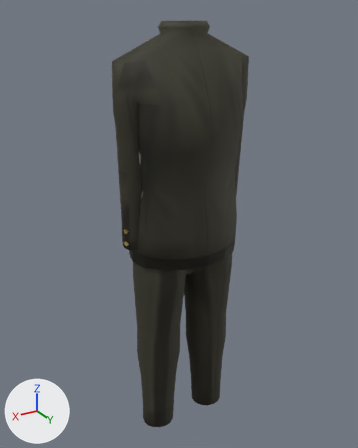
A saved change to the glTF model modelos/prueba/ponal-3.glb.
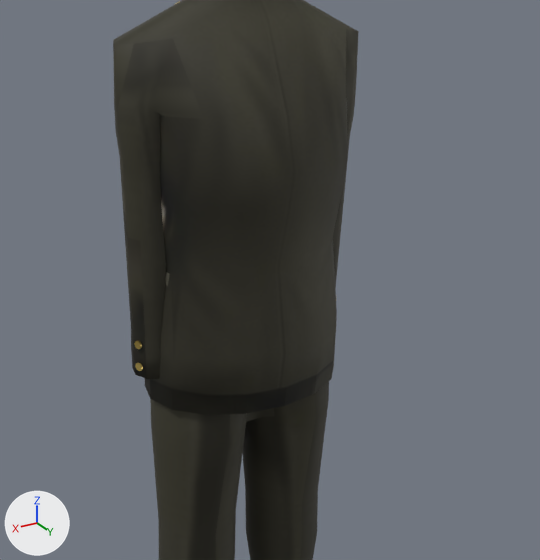
Each version appears first whole from a 50 mm lens placed at (0.839, 1.368, 1.522), pointed at (-0.003, -0.035, 0.821), and next in a close-up on the part from 14% to 98% of the width and 9% to 79% of the height. The axes (+X, +Y, +Z) are drawn at lower left. The lights are the same throughout. The first two pictures are the older version. Where no turn or scale is listed for an object, it has been applied to the vertices. Vertices at exactly the same position are counted once.

The older version as bpy lines, for what is in view:
```python
me_cylinder_010 = bpy.data.meshes.new('Cylinder.010')
me_cylinder_010.from_pydata(...)  # a 20-sided cylinder along z spanning x -0.008..0.008, y -0.008..0.008, z -0.0015..0.0015
me_cylinder_010.materials.append(mat_oroponal)  # yellow #dfc56f
me_ponal3_chaqueta = bpy.data.meshes.new('PONAL3_chaqueta')
me_ponal3_chaqueta.from_pydata(...)  # 800 vertices, 1608 faces; spans x -0.241..0.241, y -0.189..0.185, z 0.74..1.494
# faces by material slot: [884, 724]
me_ponal3_chaqueta.materials.append(mat_frenteponal)  # picture img_dt1332_01
me_ponal3_chaqueta.materials.append(mat_espaldaponal)  # picture img_dt1332_03
me_ponal3_pantalon = bpy.data.meshes.new('PONAL3_pantalon')
me_ponal3_pantalon.from_pydata(...)  # 512 vertices, 1032 faces; spans x -0.194..0.194, y -0.109..0.12, z 0.012..1.001
# faces by material slot: [528, 504]
me_ponal3_pantalon.materials.append(mat_frenteponal)  # picture img_dt1332_01
me_ponal3_pantalon.materials.append(mat_espaldaponal)  # picture img_dt1332_03
ob_ponal3_chaqueta = bpy.data.objects.new('PONAL3_chaqueta', me_ponal3_chaqueta)
ob_ponal3_chaqueta.location = (0.0, 0.0, 0.0)
ob_ponal3_pantalon = bpy.data.objects.new('PONAL3_pantalon', me_ponal3_pantalon)
ob_ponal3_pantalon.location = (0.0, 0.0, 0.0)
ob_puno_00 = bpy.data.objects.new('puno_00', me_cylinder_010)
ob_puno_00.parent = ob_ponal3_chaqueta
ob_puno_00.location = (0.224, 0.00367, 0.814)
ob_puno_00.rotation_euler = (-1.668, 1.176, -1.267)  # degrees (-96, 67, -73)
```
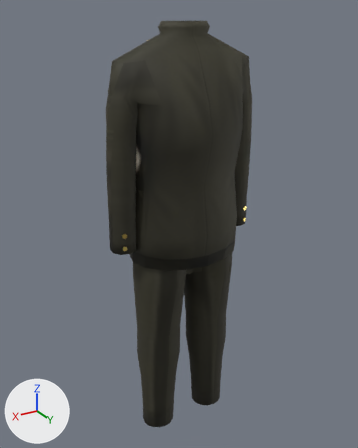
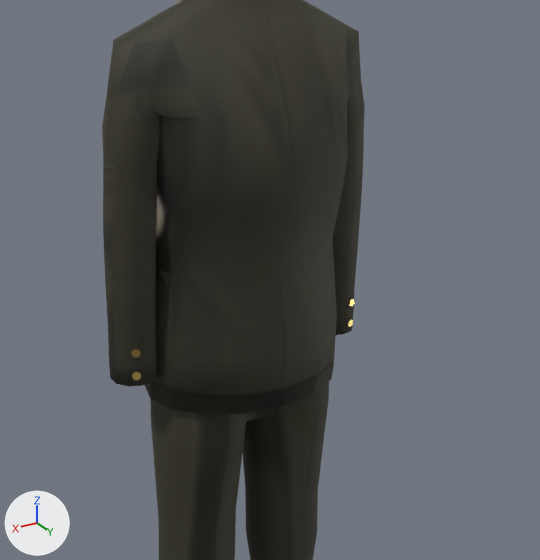
Location of each change, (x1, y1, x2, y2) in pixels of the close-ups (540 x 560 px; the box of a moved part takes in the faces that stretch with it):
```json
{"object": "PONAL3_chaqueta", "change": "reshaped", "before": [113, 0, 359, 415], "after": [102, 0, 365, 415]}
{"object": "puno_00", "change": "moved, turned", "before": [135, 363, 143, 371], "after": [132, 372, 141, 380]}
{"part": 1, "of": "me_ponal3_chaqueta", "change": "moved or reshaped", "before": [113, 39, 204, 379], "after": [104, 39, 204, 385]}
{"part": 2, "of": "me_ponal3_chaqueta", "change": "moved or reshaped", "before": [333, 29, 359, 288], "after": [333, 29, 365, 335]}
{"part": 3, "of": "me_ponal3_chaqueta", "change": "surface changed", "before": [114, 104, 166, 379], "after": [102, 97, 355, 387]}
{"part": 4, "of": "me_ponal3_chaqueta", "change": "recoloured", "after": [154, 209, 355, 375]}
{"part": 5, "of": "me_ponal3_chaqueta", "change": "recoloured", "before": [123, 161, 140, 241], "after": [103, 160, 117, 243]}
```

Scene script edits in JSON lines:
```json
{"block": "me_ponal3_chaqueta", "where": "# used by ob_ponal3_chaqueta; location = (0.0, 0.0, 0.0)"}
{"op": "remove", "block": "me_ponal3_chaqueta", "code": "me_ponal3_chaqueta.from_pydata(...)  # 800 vertices, 1608 faces; spans x -0.241..0.241, y -0.189..0.185, z 0.74..1.494"}
{"op": "add", "block": "me_ponal3_chaqueta", "code": "me_ponal3_chaqueta.from_pydata(...)  # 800 vertices, 1608 faces; spans x -0.273..0.272, y -0.189..0.185, z 0.74..1.494"}
{"block": "me_ponal3_chaqueta", "change": "me_ponal3_chaqueta part 1: 234 vertices moved from x 0.134..0.24, y -0.059..0.05, z 0.791..1.289 to x 0.152..0.272, y -0.054..0.052, z 0.791..1.3; 6 vertices removed from x 0.133..0.166, y -0.007..0.048, z 1.241..1.287; 6 vertices added at x 0.153..0.189, y -0.008..0.047, z 1.233..1.275"}
{"block": "me_ponal3_chaqueta", "change": "me_ponal3_chaqueta part 2: 223 vertices moved from x -0.24..-0.133, y -0.058..0.05, z 0.791..1.289 to x -0.273..-0.152, y -0.054..0.053, z 0.791..1.3; 16 vertices removed from x -0.221..-0.134, y -0.051..0.04, z 1.016..1.288; 16 vertices added at x -0.254..-0.154, y -0.049..0.043, z 1.016..1.274"}
{"block": "me_ponal3_chaqueta", "change": "me_ponal3_chaqueta part 3: 186 kept faces spanning x -0.271..0.272, y -0.05..0.062, z 0.791..1.3 get new texture (UV) coordinates"}
{"block": "me_ponal3_chaqueta", "change": "me_ponal3_chaqueta part 4: 80 faces spanning x -0.271..0.204, y -0.02..0.062, z 0.792..1.276 switch from mat_frenteponal (picture img_dt1332_01) to mat_espaldaponal (picture img_dt1332_03)"}
{"block": "me_ponal3_chaqueta", "change": "me_ponal3_chaqueta part 5: 22 faces spanning x -0.263..0.271, y -0.015..0.027, z 1.063..1.3 switch from mat_espaldaponal (picture img_dt1332_03) to mat_frenteponal (picture img_dt1332_01)"}
{"op": "set", "path": "ob_puno_00.location", "old": "(0.224, 0.00367, 0.814)", "new": "(0.244, 0.0368, 0.814)"}
{"op": "set", "path": "ob_puno_00.rotation_euler", "old": "(-1.668, 1.176, -1.267)", "new": "(-1.6, 0.333, -0.343)", "note": "degrees (-96, 67, -73) -> degrees (-92, 19, -20)"}
```
